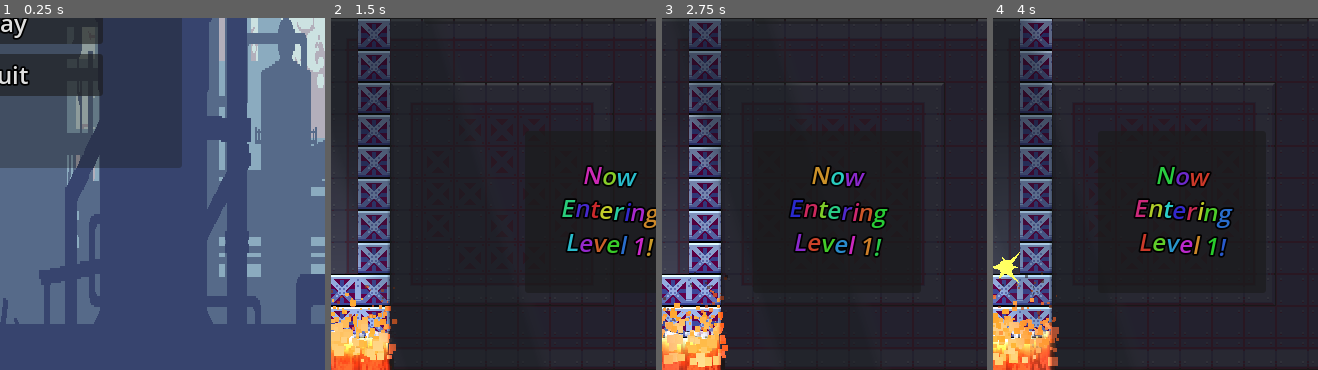
Above: before the commit, frames 1-4 (left to right).
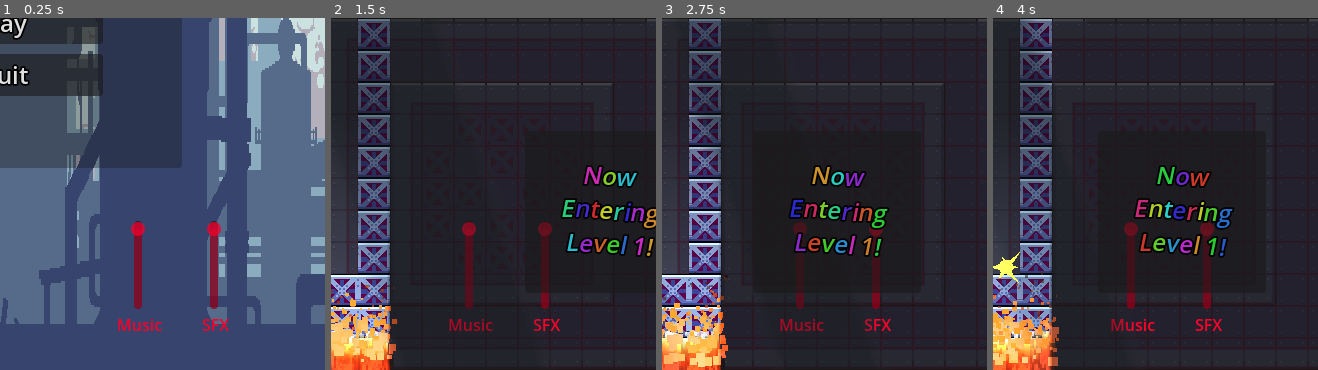
Above: after the commit, the same moments.

Repository: RexShipton/SkyRise-Scaler
Game: Godot game, scene res://scenes/main_menu.tscn
Two runs of this game, one before a commit and one after it. Both use one fixed random seed, a clock stepped at 60 frames per second and the inputs below. Sound files missing from this copy of the repository are replaced by a short silence.
Inputs (mouse positions are % of the whole screen's width and height, from its top left):
- Up to frame 1 (0.25 s): no input
- Up to frame 2 (1.5 s): click "Play" at 0.5 s; move the mouse to (72, 45) at 1.27 s; hold Right (block_right) from 1.28 s (still down); hold Down (block_fast_fall) from 1.28 s (still down)
- Up to frame 3 (2.75 s): keep holding Right (block_right); tap W (character_jump) at 1.52, 2.27 s; move the mouse to (30, 55) at 2.02 s; release Down (block_fast_fall) at 2.03 s; tap Up (block_rotate) at 2.1 s
- Up to frame 4 (4 s): move the mouse to (60, 28) at 2.77 s; release Right (block_right) at 2.78 s; hold Left (block_left) 2.78-3.53 s; hold S (character_crouch) 2.78-3.53 s; move the mouse to (45, 70) at 3.52 s; hold Right (block_right) from 3.53 s (still down); tap Down (block_fast_fall) at 3.6 s; tap W (character_jump) at 3.77 s
The pictures show only the part of the screen within x 50-100%, y 50-100%; the shares and areas given below are measured in that part.

The runs differ from the first frame. In frame 1, 1.7% of the frame differs, in the area x 36-71%, y 57-89%; in frame 2, 1.7%; in frame 3, 1.1%; in frame 4, 1.6%.
Error in both runs: Invalid operands 'float' and 'Nil' in operator '+'. (res://scenes/piece.gd:35)

Commit message:
added sound controllers

Diff:
--- /dev/null
+++ b/new-game-project/default_bus_layout.tres
@@ -0,0 +1,15 @@
+[gd_resource type="AudioBusLayout" format=3 uid="uid://coima5t5uqawl"]
+
+[resource]
+bus/1/name = &"music"
+bus/1/solo = false
+bus/1/mute = false
+bus/1/bypass_fx = false
+bus/1/volume_db = 0.0
+bus/1/send = &"Master"
+bus/2/name = &"sfx"
+bus/2/solo = false
+bus/2/mute = false
+bus/2/bypass_fx = false
+bus/2/volume_db = 0.0
+bus/2/send = &"Master"
--- a/new-game-project/music_streamer.tscn
+++ b/new-game-project/music_streamer.tscn
@@ -3,4 +3,5 @@
 [ext_resource type="Script" path="res://scenes/music_streamer.gd" id="1_gmsig"]
 
 [node name="MusicStreamer" type="AudioStreamPlayer2D"]
+bus = &"music"
 script = ExtResource("1_gmsig")
--- a/new-game-project/scenes/main_menu.tscn
+++ b/new-game-project/scenes/main_menu.tscn
@@ -6,6 +6,7 @@
 [ext_resource type="LabelSettings" uid="uid://c5s06bpxvxfy0" path="res://24pxLabelSettings.tres" id="4_2aigo"]
 [ext_resource type="AudioStream" uid="uid://b5td44yj4blkb" path="res://sounds/click.wav" id="5_agj05"]
 [ext_resource type="AudioStream" uid="uid://btfxxodd8rhk7" path="res://sounds/switch.wav" id="6_r71js"]
+[ext_resource type="PackedScene" uid="uid://bvoo88jocgr2y" path="res://scenes/v_slider.tscn" id="7_7gg31"]
 
 [sub_resource type="Animation" id="Animation_xlxi6"]
 length = 0.001
@@ -184,9 +185,9 @@
 anchor_left = 0.5
 anchor_right = 0.5
 offset_left = -185.0
-offset_top = 24.0
+offset_top = 74.0
 offset_right = 185.0
-offset_bottom = 91.0
+offset_bottom = 141.0
 grow_horizontal = 2
 pivot_offset = Vector2(185, 33.5)
 theme_override_colors/font_shadow_color = Color(0, 0, 0, 1)
@@ -309,6 +310,39 @@
 stream = ExtResource("6_r71js")
 volume_db = -15.0
 
+[node name="VSlider" parent="." instance=ExtResource("7_7gg31")]
+modulate = Color(0.966986, 0, 0.163026, 1)
+offset_left = 424.0
+offset_top = 555.0
+offset_right = 502.0
+offset_bottom = 643.0
+bus_name = "music"
+
+[node name="Label" type="Label" parent="VSlider"]
+layout_mode = 0
+offset_left = 18.0
+offset_top = 92.0
+offset_right = 64.0
+offset_bottom = 115.0
+text = "Music"
+
+[node name="VSlider2" parent="." instance=ExtResource("7_7gg31")]
+modulate = Color(0.968627, 0, 0.164706, 1)
+offset_left = 500.0
+offset_top = 555.0
+offset_right = 578.0
+offset_bottom = 643.0
+bus_name = "sfx"
+
+[node name="Label" type="Label" parent="VSlider2"]
+layout_mode = 0
+offset_left = 27.0
+offset_top = 92.0
+offset_right = 67.0
+offset_bottom = 115.0
+text = "SFX
+"
+
 [connection signal="focus_entered" from="Center/Panel/MarginContainer/VBoxContainer/PlayButton" to="." method="play_switch_sound"]
 [connection signal="mouse_entered" from="Center/Panel/MarginContainer/VBoxContainer/PlayButton" to="." method="_on_play_button_mouse_entered"]
 [connection signal="pressed" from="Center/Panel/MarginContainer/VBoxContainer/PlayButton" to="." method="_on_play_button_pressed"]
--- a/new-game-project/scenes/objects/explosion.tscn
+++ b/new-game-project/scenes/objects/explosion.tscn
@@ -93,5 +93,6 @@
 [node name="ExplosionSound" type="AudioStreamPlayer" parent="."]
 stream = ExtResource("3_4x6k0")
 volume_db = -10.0
+bus = &"sfx"
 
 [connection signal="body_entered" from="Area2D" to="." method="_on_area_2d_body_entered"]
--- a/new-game-project/scenes/player.tscn
+++ b/new-game-project/scenes/player.tscn
@@ -392,10 +392,12 @@
 [node name="JumpSound" type="AudioStreamPlayer" parent="."]
 stream = ExtResource("6_0r8sh")
 volume_db = -5.0
+bus = &"sfx"
 
 [node name="DieSound" type="AudioStreamPlayer" parent="."]
 stream = ExtResource("6_1cuf2")
 volume_db = -10.0
+bus = &"sfx"
 
 [connection signal="timeout" from="JumpBufferTimer" to="." method="_on_jump_buffer_timer_timeout"]
 [connection signal="timeout" from="CoyoteTimer" to="." method="_on_coyote_timer_timeout"]
--- /dev/null
+++ b/new-game-project/scenes/v_slider.tscn
@@ -0,0 +1,10 @@
+[gd_scene load_steps=2 format=3 uid="uid://bvoo88jocgr2y"]
+
+[ext_resource type="Script" path="res://volume_slider.gd" id="1_h138m"]
+
+[node name="VSlider" type="VSlider"]
+offset_right = 16.0
+offset_bottom = 8.0
+max_value = 1.0
+step = 0.001
+script = ExtResource("1_h138m")
--- /dev/null
+++ b/new-game-project/volume_slider.gd
@@ -0,0 +1,14 @@
+extends VSlider
+
+@export var bus_name: String
+
+var bus_index: int
+
+func _ready() -> void:
+	bus_index = AudioServer.get_bus_index(bus_name)
+	value_changed.connect(_on_value_changed)
+
+	value = db_to_linear(AudioServer.get_bus_volume_db(bus_index))
+
+func _on_value_changed(value : float) :
+	AudioServer.set_bus_volume_db( bus_index, linear_to_db(value))
--- a/new-game-project/world.tscn
+++ b/new-game-project/world.tscn
@@ -9,6 +9,7 @@
 [ext_resource type="PackedScene" uid="uid://d0mlm2pdhrb1q" path="res://scenes/lava.tscn" id="7_vbyjo"]
 [ext_resource type="AudioStream" uid="uid://cylhp3ua5ksop" path="res://sounds/place.wav" id="8_56yrn"]
 [ext_resource type="PackedScene" uid="uid://cwemw782e3sia" path="res://cpu_fire.tscn" id="9_nbjg6"]
+[ext_resource type="PackedScene" uid="uid://bvoo88jocgr2y" path="res://scenes/v_slider.tscn" id="10_efgki"]
 
 [sub_resource type="RectangleShape2D" id="RectangleShape2D_xq13f"]
 size = Vector2(32, 640)
@@ -118,6 +119,7 @@
 [node name="PiecePlacedSound" type="AudioStreamPlayer" parent="."]
 stream = ExtResource("8_56yrn")
 volume_db = -15.0
+bus = &"sfx"
 
 [node name="DirectionalLight2D" type="DirectionalLight2D" parent="."]
 rotation = -0.305433
@@ -145,6 +147,39 @@
 scale = Vector2(4.17391, 5.49783)
 texture = SubResource("GradientTexture2D_hdww1")
 
+[node name="VSlider" parent="." instance=ExtResource("10_efgki")]
+modulate = Color(0.966986, 0, 0.163026, 1)
+offset_left = 424.0
+offset_top = 555.0
+offset_right = 502.0
+offset_bottom = 643.0
+bus_name = "music"
+
+[node name="Label" type="Label" parent="VSlider"]
+layout_mode = 0
+offset_left = 18.0
+offset_top = 92.0
+offset_right = 64.0
+offset_bottom = 115.0
+text = "Music"
+
+[node name="VSlider2" parent="." instance=ExtResource("10_efgki")]
+modulate = Color(0.968627, 0, 0.164706, 1)
+offset_left = 500.0
+offset_top = 555.0
+offset_right = 578.0
+offset_bottom = 643.0
+bus_name = "sfx"
+
+[node name="Label" type="Label" parent="VSlider2"]
+layout_mode = 0
+offset_left = 27.0
+offset_top = 92.0
+offset_right = 67.0
+offset_bottom = 115.0
+text = "SFX
+"
+
 [connection signal="game_over" from="." to="MapLooper" method="deActivate"]
 [connection signal="game_over" from="." to="HUD" method="game_over"]
 [connection signal="next_piece_picked" from="." to="HUD" method="update_tile"]
Not shown: 1 places in new-game-project/scenes/main_menu.tscn that only renumber resources
Not shown: 1 places in new-game-project/world.tscn that only renumber resources
